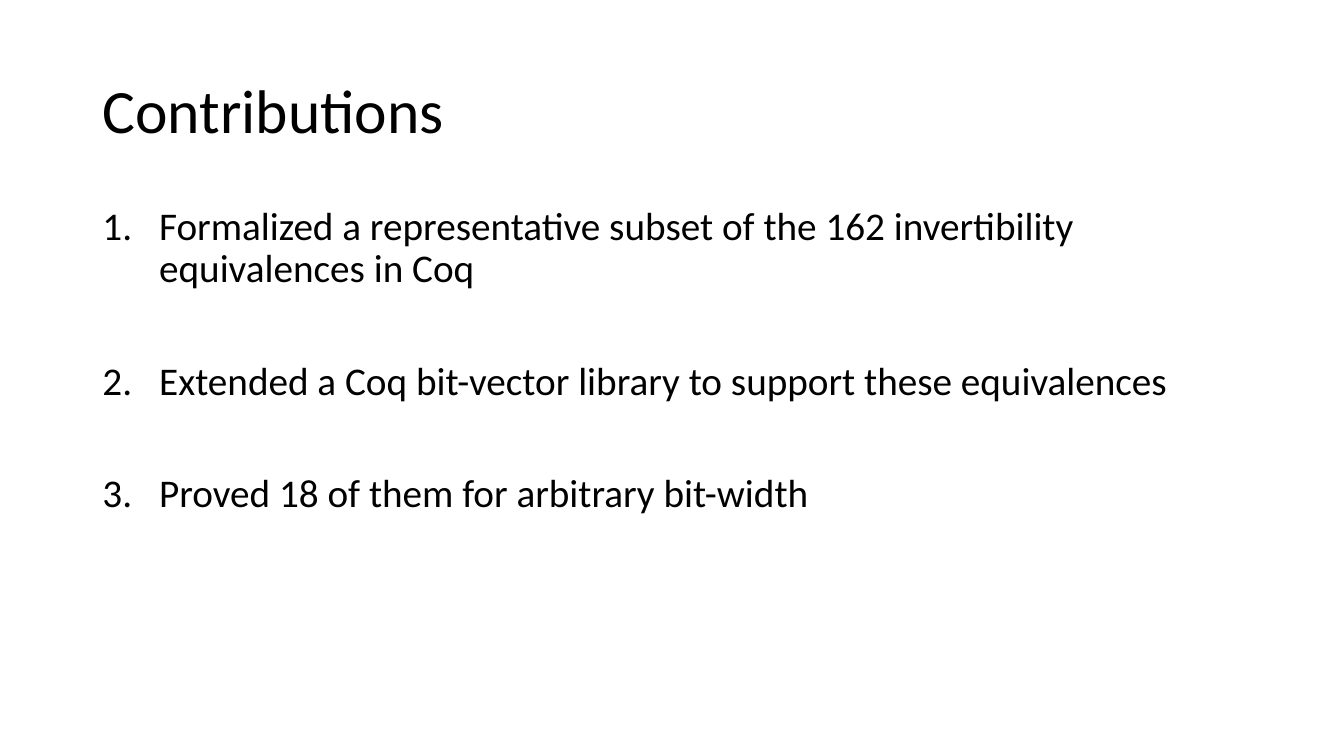
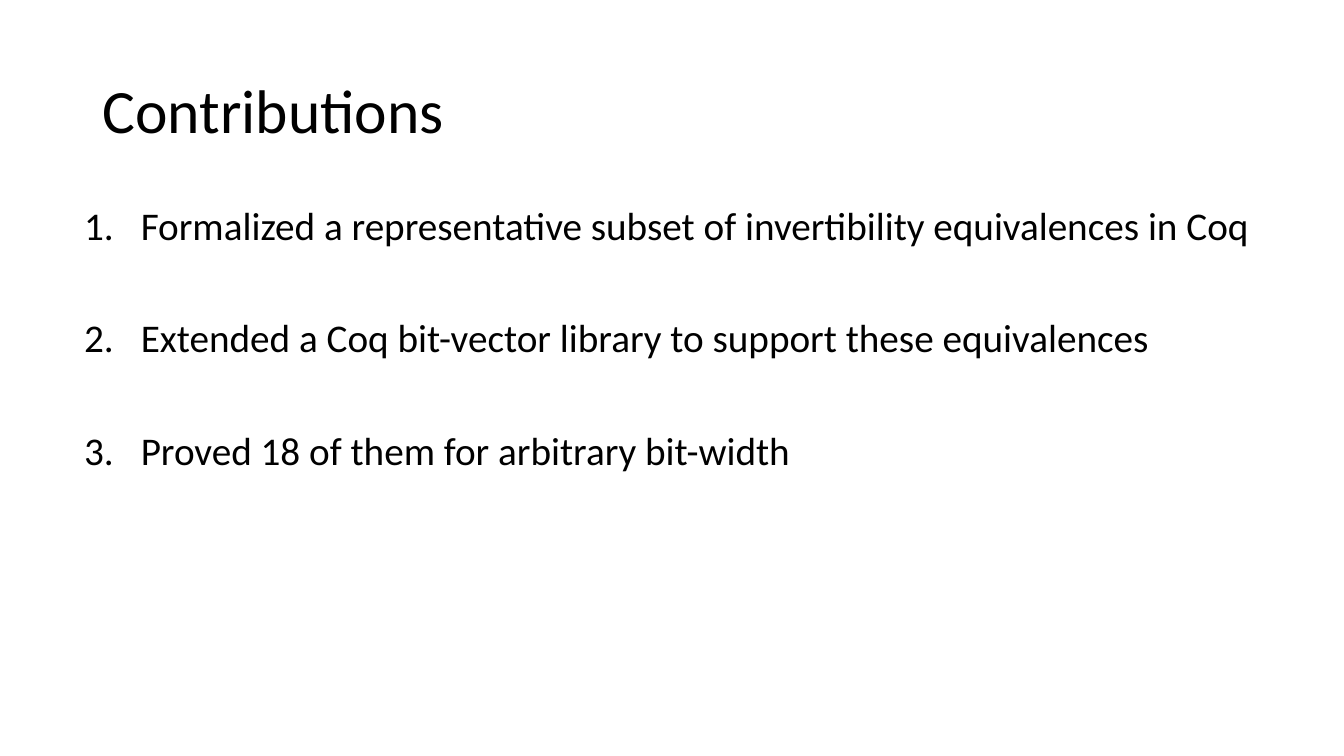
Before and after one commit to arjunvish/pxtp2019presentation, a slide deck: slide 9 of Presentation.pptx. Drawn at 1344x756 pixels with LibreOffice and Linux fonts; fonts in the diff are those of the drawing. Boxes give left, top, right and bottom in pixels: in the first picture for what was removed or moved away, otherwise in the second. Text is boxed around its words. In the diff, an @@ line names an element or a change of style, - is before the commit and + after.

```diff
--- a/Presentation.pptx
+++ b/Presentation.pptx
@@ text "Formalized a representative subset of ...": place and size @@
-text "Formalized a representative subset of ..." at bbox=[159, 212, 1167, 514]
+text "Formalized a representative subset of ..." at bbox=[141, 212, 1248, 472]
@@ text at bbox=[141, 212, 1248, 247]: text changed @@
-1. Formalized a representative subset of the 162 invertibility equivalences in Coq
+1. Formalized a representative subset of invertibility equivalences in Coq
```
Also in this commit, not shown: 12 other slides changed, 1 slide added, 1 slide removed.
